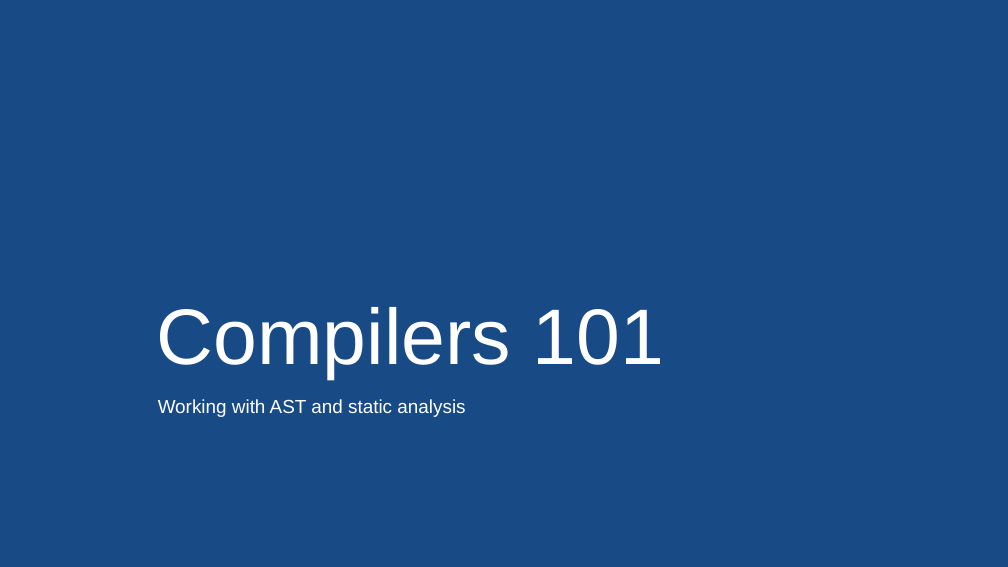
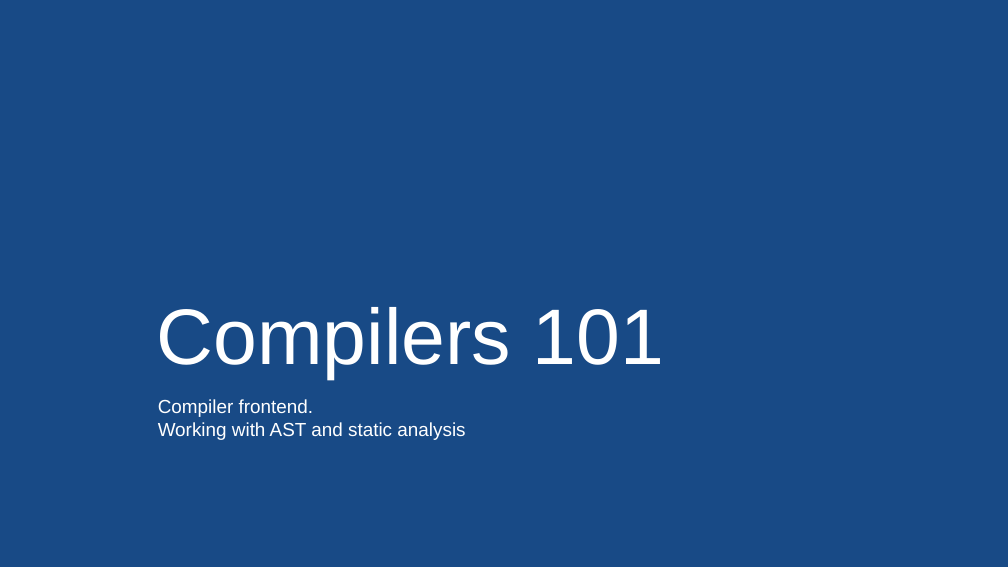
Before and after one commit to NN-complr-tech/Complr-course-lectures, a slide deck: slide 1 of 03-Clang-AST-and-static-analysis.pptx. Drawn at 1008x567 pixels with LibreOffice and Linux fonts; fonts in the diff are those of the drawing. Boxes give left, top, right and bottom in pixels: in the first picture for what was removed or moved away, otherwise in the second. Text is boxed around its words. In the diff, an @@ line names an element or a change of style, - is before the commit and + after.

```diff
--- a/03-Clang-AST-and-static-analysis.pptx
+++ b/03-Clang-AST-and-static-analysis.pptx
@@ text at [158,399,314,417]: paragraph added @@
+Compiler frontend.
```
Also in this commit, not shown: 6 other slides changed, 2 slides added.
